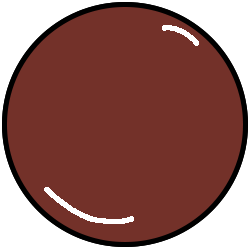
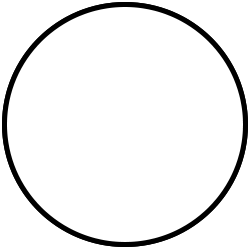
Layer changes from the first 250 x 250 image to the second:
painted on "bordermain" over bbox(44, 25, 199, 224)
painted on "background" over bbox(7, 7, 243, 242)
